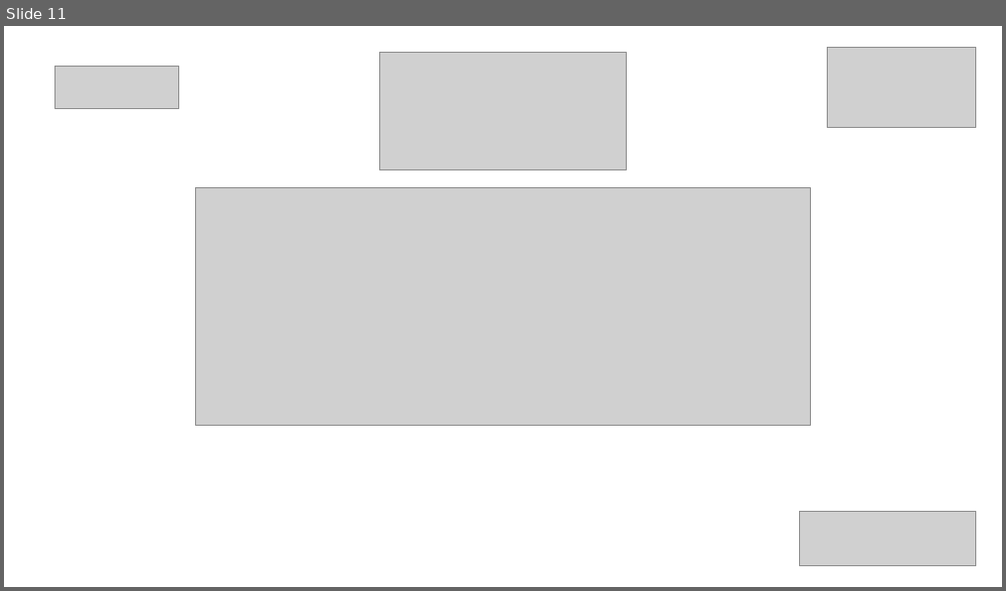
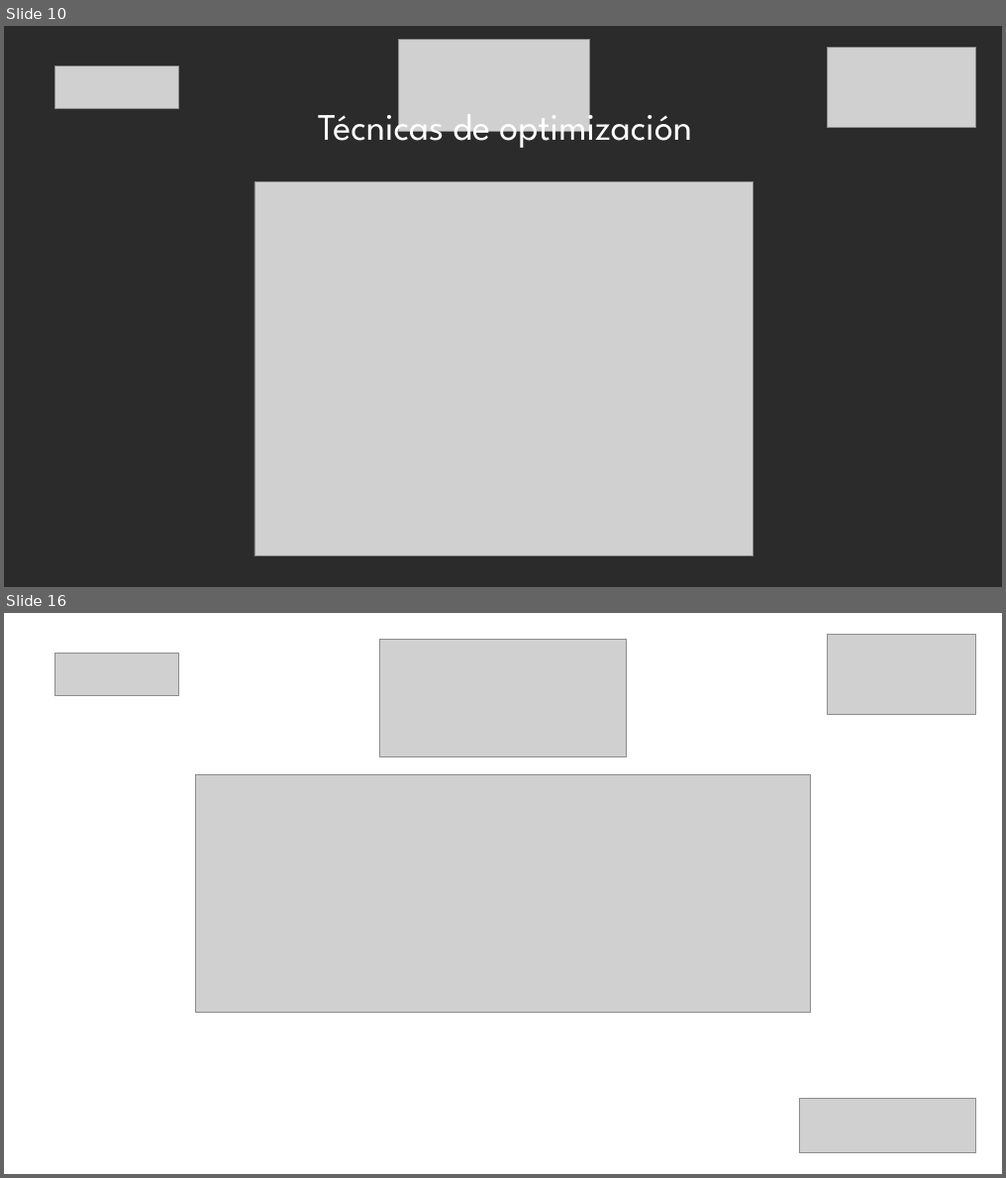
Before and after one commit to jflatorreo/TalentoTech_FullStack, a slide deck: Material pedagógico/Modulo 2/Clase 4/Clase 4 - Modulo 2.pptx. Shown one above the other, each under a label of ours: slide 11 before the commit, slides 10 and 16 after it; the slides between them are not shown. The pictures are 1006x591 and 1006x1178 pixels, drawn with LibreOffice and Linux fonts; fonts in the diff are those of the drawing; grey boxes stand for pictures; background and template pictures are left out; a plain dark background stands for a picture behind light text. Boxes give left, top, right and bottom in pixels: in the first picture for what was removed or moved away, otherwise in the second. Text is boxed around its words. In the diff, an @@ line names an element or a change of style, - is before the commit and + after.

```diff
--- a/Material pedagógico/Modulo 2/Clase 4/Clase 4 - Modulo 2.pptx
+++ b/Material pedagógico/Modulo 2/Clase 4/Clase 4 - Modulo 2.pptx
@@ slide 10 added at box(4, 26, 1002, 587), background picture (left out) @@
@@ picture added at box(399, 40, 590, 131) @@
@@ picture added at box(828, 47, 976, 127) @@
@@ picture added at box(55, 66, 178, 108) @@
@@ text added at box(318, 102, 692, 152), 36 pt, text #FFFFFF @@
+Técnicas de optimización
@@ picture added at box(254, 182, 754, 557) @@
@@ what was slide 11 is now slide 16 @@
```
Also in this commit, not shown: 2 slides changed, 11 other slides added, 7 slides removed, 14 other files.
